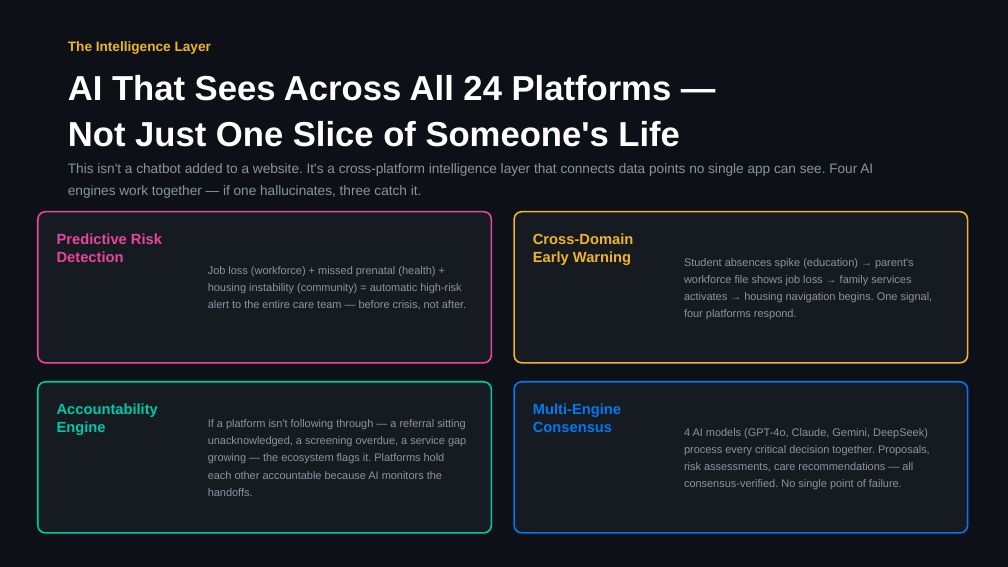
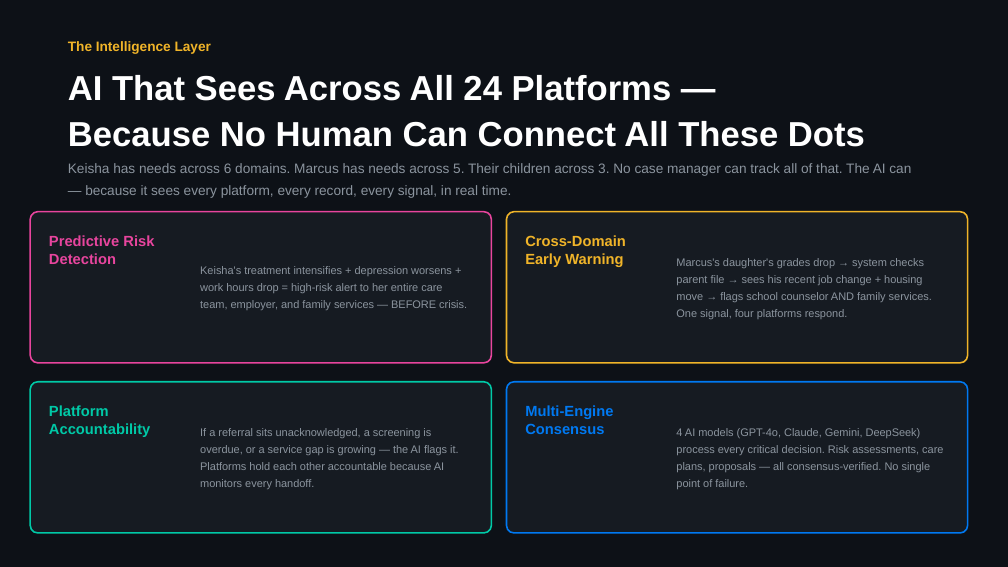
Before and after one commit to mrterryflood-ui/Thriveup, a slide deck: slide 7 of docs/pitches/ThriveUp-The-Pitch-by-Deel-2026.pptx (slide 5 before the commit). Drawn at 1008x567 pixels with LibreOffice and Linux fonts; fonts in the diff are those of the drawing. Boxes give left, top, right and bottom in pixels: in the first picture for what was removed or moved away, otherwise in the second. Text is boxed around its words. In the diff, an @@ line names an element or a change of style, - is before the commit and + after.

```diff
--- a/docs/pitches/ThriveUp-The-Pitch-by-Deel-2026.pptx
+++ b/docs/pitches/ThriveUp-The-Pitch-by-Deel-2026.pptx
@@ text at <box>68,121,865,147</box>: text changed @@
-Not Just One Slice of Someone's Life
+Because No Human Can Connect All These Dots
@@ text at <box>68,163,911,198</box>: text changed @@
-This isn't a chatbot added to a website. It's a cross-platform intelligence layer that connects data points no single app can see. Four AI engines work together — if one hallucinates, three catch it.
+Keisha has needs across 6 domains. Marcus has needs across 5. Their children across 3. No case manager can track all of that. The AI can — because it sees every platform, every record, every signal, in real time.
@@ rounded rectangle: place and size @@
-rounded rectangle at <box>38,212,492,363</box>
+rounded rectangle at <box>30,212,492,363</box>
@@ text "Predictive Risk": place and size @@
-text "Predictive Risk" at <box>57,233,162,262</box>
+text "Predictive Risk" at <box>49,235,154,264</box>
@@ rounded rectangle: place and size @@
-rounded rectangle at <box>514,212,968,363</box>
+rounded rectangle at <box>507,212,968,363</box>
@@ text "Cross-Domain": place and size @@
-text "Cross-Domain" at <box>533,233,634,265</box>
+text "Cross-Domain" at <box>525,235,626,267</box>
@@ text at <box>200,266,467,310</box>: text changed @@
-Job loss (workforce) + missed prenatal (health) + housing instability (community) = automatic high-risk alert to the entire care team — before crisis, not after.
+Keisha's treatment intensifies + depression worsens + work hours drop = high-risk alert to her entire care team, employer, and family services — BEFORE crisis.
@@ text at <box>676,275,932,319</box>: text changed @@
-Student absences spike (education) → parent's workforce file shows job loss → family services activates → housing navigation begins. One signal, four platforms respond.
+Marcus's daughter's grades drop → system checks parent file → sees his recent job change + housing move → flags school counselor AND family services. One signal, four platforms respond.
@@ rounded rectangle: place and size @@
-rounded rectangle at <box>38,382,492,533</box>
+rounded rectangle at <box>30,382,492,533</box>
@@ text "Platform": place and size @@
-text "Platform" at <box>57,403,158,435</box>
+text "Platform" at <box>49,405,150,437</box>
@@ rounded rectangle: place and size @@
-rounded rectangle at <box>514,382,968,533</box>
+rounded rectangle at <box>507,382,968,533</box>
@@ text "Multi-Engine": place and size @@
-text "Multi-Engine" at <box>533,403,621,432</box>
+text "Multi-Engine" at <box>525,405,613,434</box>
@@ text at <box>49,405,109,416</box>: paragraph added @@
+Platform
@@ text at <box>57,421,106,435</box>: paragraph removed @@
-Engine
@@ text at <box>200,428,459,489</box>: text changed @@
-If a platform isn't following through — a referral sitting unacknowledged, a screening overdue, a service gap growing — the ecosystem flags it. Platforms hold each other accountable because AI monitors the handoffs.
+If a referral sits unacknowledged, a screening is overdue, or a service gap is growing — the AI flags it. Platforms hold each other accountable because AI monitors every handoff.
@@ text at <box>676,428,943,489</box>: text changed @@
-4 AI models (GPT-4o, Claude, Gemini, DeepSeek) process every critical decision together. Proposals, risk assessments, care recommendations — all consensus-verified. No single point of failure.
+4 AI models (GPT-4o, Claude, Gemini, DeepSeek) process every critical decision. Risk assessments, care plans, proposals — all consensus-verified. No single point of failure.
```
Also in this commit, not shown: 6 other slides changed, 2 slides added, 2 slides removed, 2 other files.
